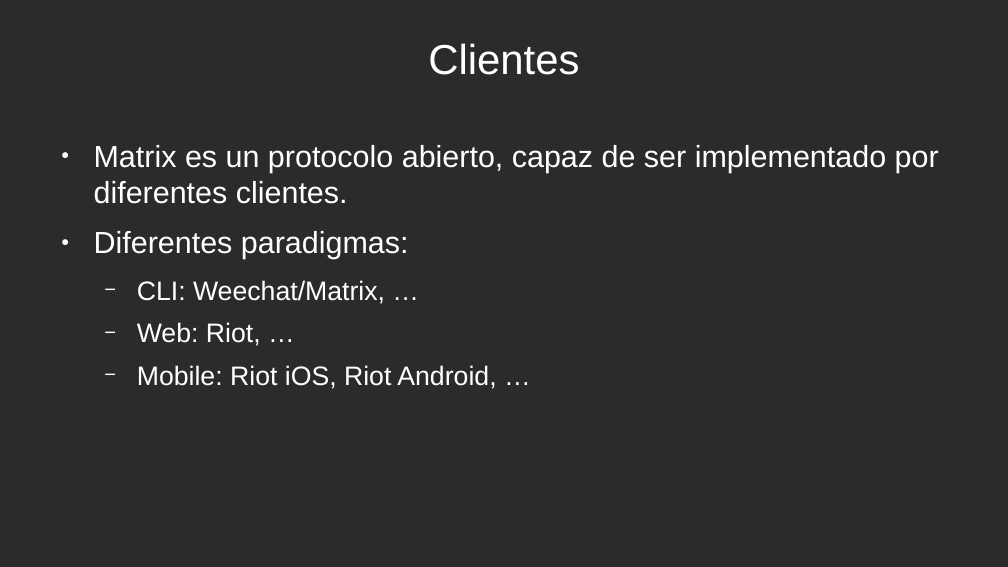
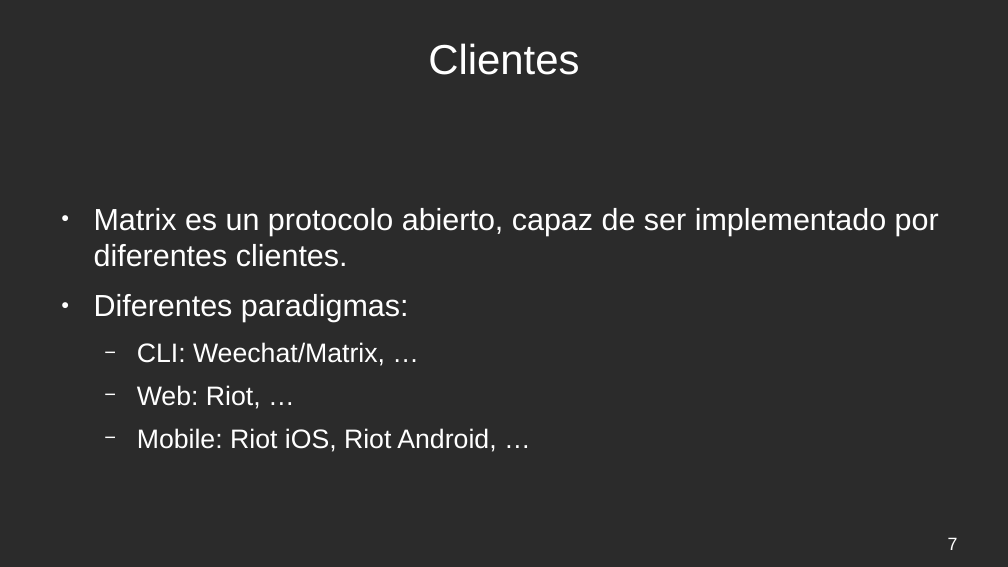
Before and after one commit to Alxe/UGR_FR, a slide deck: slide 7 of Matrix/matrix.odp (slide 6 before the commit). Drawn at 1008x567 pixels with LibreOffice and Linux fonts; fonts in the diff are those of the drawing; background and template pictures are left out; a plain dark background stands for a picture behind light text. Boxes give left, top, right and bottom in pixels: in the first picture for what was removed or moved away, otherwise in the second. Text is boxed around its words. In the diff, an @@ line names an element or a change of style, - is before the commit and + after.

Commit message:
Updated Matrix slides

```diff
--- a/Matrix/matrix.odp
+++ b/Matrix/matrix.odp
@@ text "Matrix es un protocolo abierto, ..." at <box>94,208,939,452</box>: vertical alignment top to middle @@
@@ page number added at <box>948,537,958,550</box>, 14 pt, text #FFFFFF @@
+7
```
Also in this commit, not shown: 7 other slides changed, 1 slide added, 1 other file.
